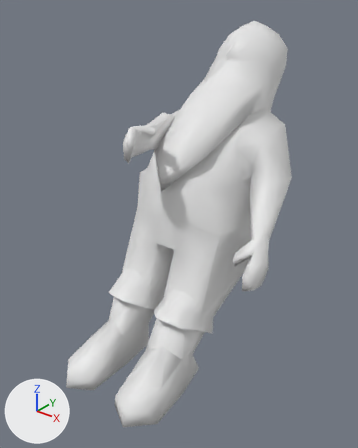
One commit to the Blender file assets-src/rooms/tavern/creature-clips/Dwarf2.blend: the scene before it, then after it.
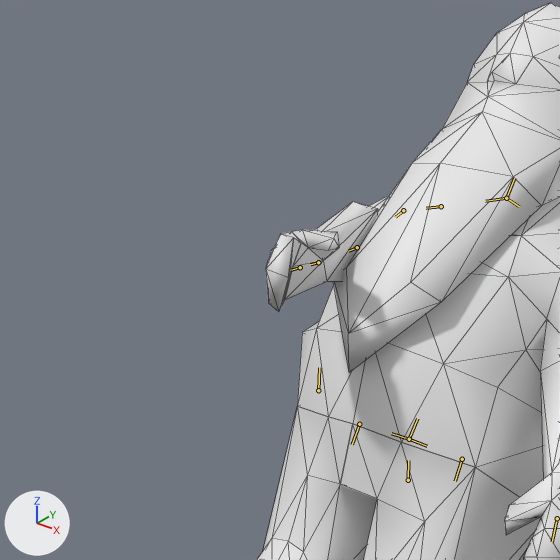
There are two pictures of each version: one whole from a camera (50 mm lens) standing at (0.528, -0.67, 0.708) and looking at (0.008, -0.02, 0.305), one close up on the part from 0% to 72% of the width and 4% to 62% of the height. The lights are fixed; the arrows at lower left show +X, +Y and +Z. The last two pictures show the newer version. Both versions are drawn at frame 11 of the action 'SitSlap'; the numbers are the values there. The bones that change, and the others that lie on the model, are drawn over the model as lines in the close-ups. The close-ups show mesh edges as thin lines.

The first close-up shows 'Dwarf2SourceMesh'.
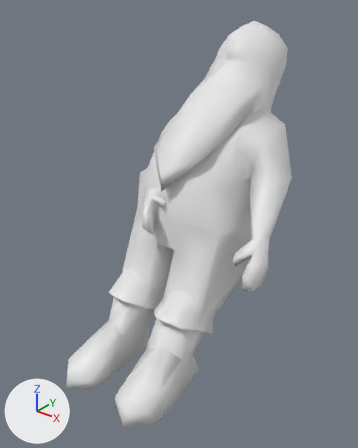
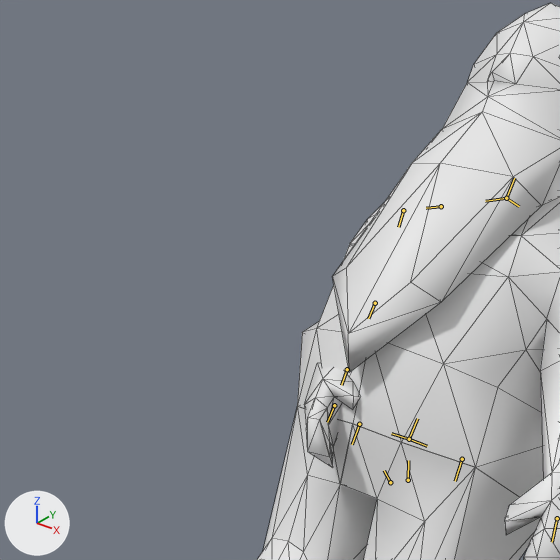
Where the change shows, as pixel boxes [x1, y1, x2, y2] in the close-ups (560 x 560 px):
```json
{"object": "Dwarf2SourceMesh", "change": "posed", "before": [257, 3, 560, 560], "after": [257, 3, 560, 560]}
{"bone": "arm_r", "before": "(403, 210) to (395, 217)", "after": "(403, 210) to (398, 227)"}
```

Edits to the scene script, one JSON object a line:
```json
{"block": "bone_arm_r", "where": "bone_arm_r = bpy.data.objects['Dwarf2'].pose.bones['arm_r']  # child of 'shoulder2_r'"}
{"op": "set", "path": "bone_arm_r.rotation_quaternion", "old": "(0.792, -0.472, 0.031, 0.385)", "new": "(0.885, -0.455, -0.028, 0.098)", "note": "degrees (-53, 24, 40) -> degrees (-54, 2, 11)"}
```
